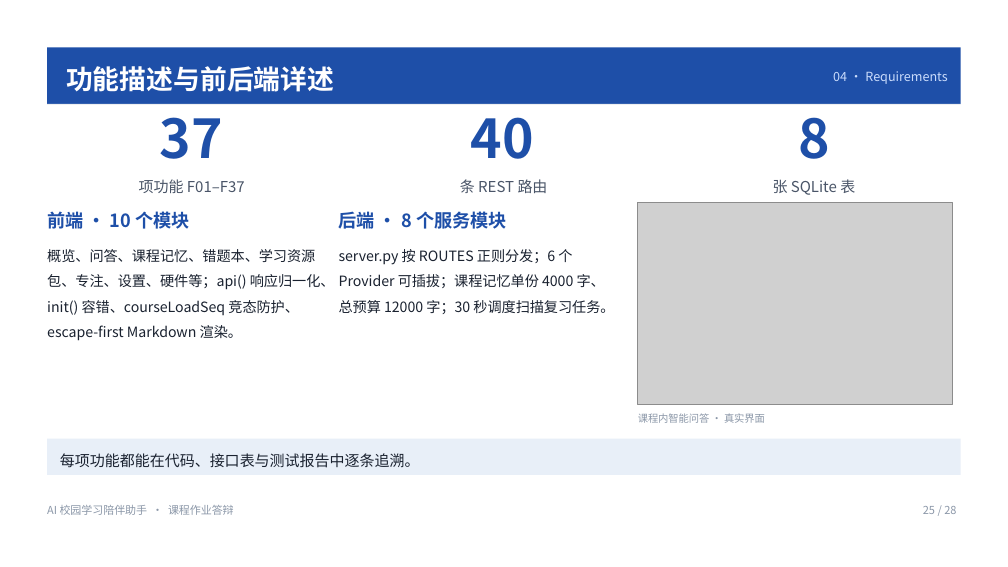
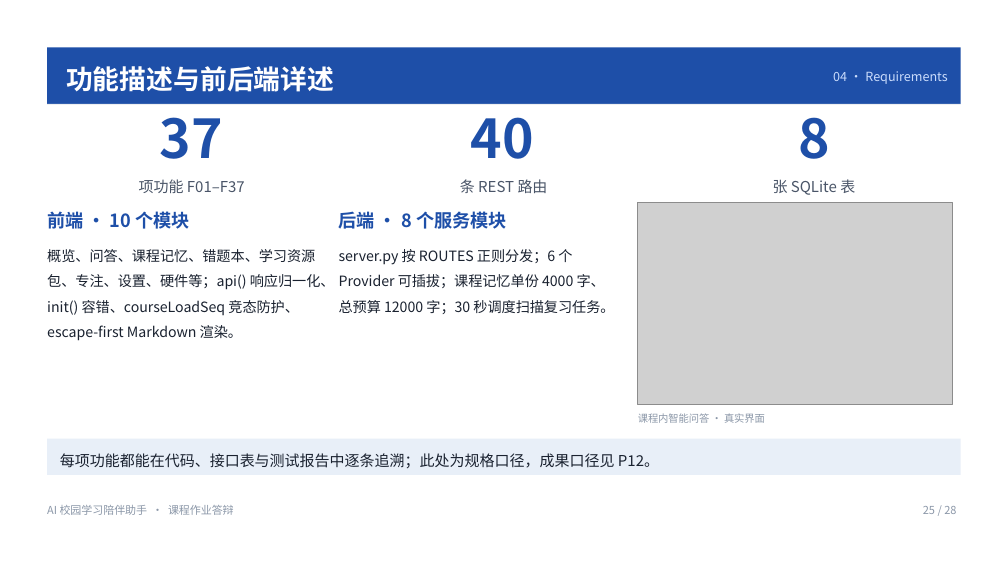
Before and after one commit to kecit33/ai-agent-study, a slide deck: slide 25 of docs/AI校园学习陪伴助手_团队展示与需求分析.pptx. Drawn at 1008x567 pixels with LibreOffice and Linux fonts; fonts in the diff are those of the drawing; grey boxes stand for pictures. Boxes give left, top, right and bottom in pixels: in the first picture for what was removed or moved away, otherwise in the second. Text is boxed around its words. In the diff, an @@ line names an element or a change of style, - is before the commit and + after.

Commit message:
feat(ppt): 答辩 PPT 整体优化，28 页结构重排并同步 README/自检报告/SRS 口径

```diff
--- a/docs/AI校园学习陪伴助手_团队展示与需求分析.pptx
+++ b/docs/AI校园学习陪伴助手_团队展示与需求分析.pptx
@@ text at [60, 453, 659, 468]: text changed @@
-每项功能都能在代码、接口表与测试报告中逐条追溯。
+每项功能都能在代码、接口表与测试报告中逐条追溯；此处为规格口径，成果口径见 P12。
```
Also in this commit, not shown: 18 other slides changed, 3 slides added, 3 slides removed, 28 other files.
